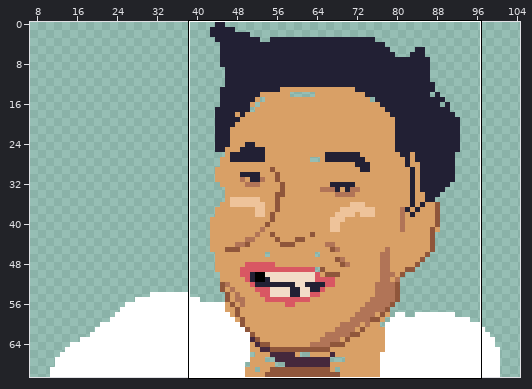
Edited in one commit: pixel-art file (art/elon.aseprite). The picture above shows the old version from afar; the outline marks the close-up.
Close-up. Old version:
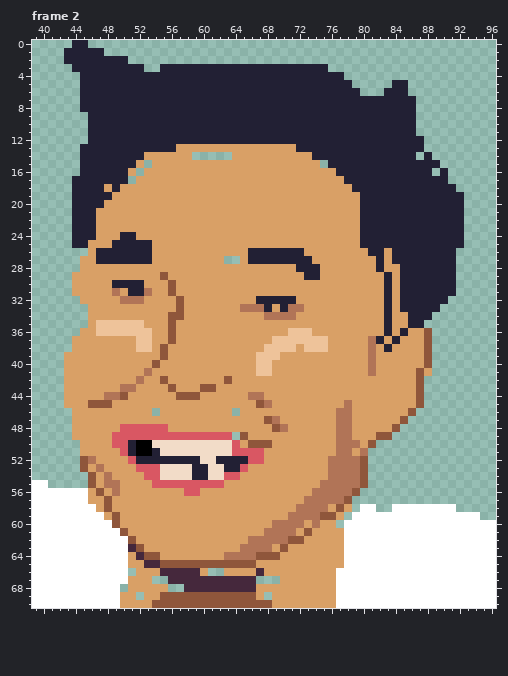
128x71 pixels, 3 frames. Shown: frame 2: x 39..96, y 0..70. The wide view leaves out empty margins. The commit also changed other frames or places, which this record leaves out.
And afterwards:
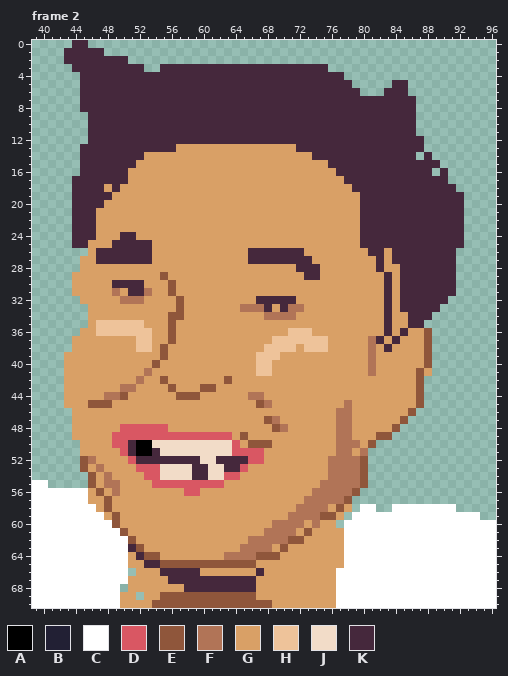
Palette (. is transparent): A #000000  B #222034  C #ffffff  D #d95763  E #8f563b  F #b17457  G #d9a066  H #eec39a  J #f2dcc8  K #45283c
Diff:
Changed rows in their new state; - is an unchanged pixel.
Frame 2, layers "details", "skin":
first column x 43:
 0 -KK-----------------------------------------------
 1 KKKKK---------------------------------------------
 2 KKKKKKKK------------------------------------------
 3 -KKKKKKKKK--KKKKKKKKKKKKKKKKKKKKK-----------------
 4 --KKKKKKKKKKKKKKKKKKKKKKKKKKKKKKKKK---------------
 5 --KKKKKKKKKKKKKKKKKKKKKKKKKKKKKKKKKK-----KK-------
 6 --KKKKKKKKKKKKKKKKKKKKKKKKKKKKKKKKKKK---KKK-------
 7 --KKKKKKKKKKKKKKKKKKKKKKKKKKKKKKKKKKKKKKKKKK------
 8 --KKKKKKKKKKKKKKKKKKKKKKKKKKKKKKKKKKKKKKKKKK------
 9 ---KKKKKKKKKKKKKKKKKKKKKKKKKKKKKKKKKKKKKKKKK------
10 ---KKKKKKKKKKKKKKKKKKKKKKKKKKKKKKKKKKKKKKKKK------
11 ---KKKKKKKKKKKKKKKKKKKKKKKKKKKKKKKKKKKKKKKKK------
12 ---KKKKKKKKKKKKKKKKKKKKKKKKKKKKKKKKKKKKKKKKKK-----
13 --KKKKKKKKKKKK---------------KKKKKKKKKKKKKKKK-----
14 --KKKKKKKK------GGGGG----------KKKKKKKKKKKKK-K----
15 --KKKKKKK-G---------------------GKKKKKKKKKKKKKK---
16 --KKKKKK-G------------------------KKKKKKKKKKKK-K--
17 -KKKKKKKG--------------------------KKKKKKKKKKKKK--
18 -KKKK-K-----------------------------KKKKKKKKKKKKK-
19 -KKKKK-------------------------------KKKKKKKKKKKKK
20 -KKKK--------------------------------KKKKKKKKKKKKK
21 -KKK---------------------------------KKKKKKKKKKKKK
22 -KKK---------------------------------KKKKKKKKKKKKK
23 -KKK---------------------------------KKKKKKKKKKKKK
24 -KKK---KK----------------------------KKKKKKKKKKKKK
25 -KK---KKKKK--------------------------KKKKKKKKKKKKK
26 ----KKKKKKK------------KKKKKKK--------KK-KKKKKKKK-
27 ----KKKKKKK---------GG-KKKKKKKK--------K-KKKKKKKK-
28 -----------------------------KKK-------K--KKKKKKK-
29 ------------------------------KK--------K-KKKKKKK-
30 ------KKKK------------------------------K-KKKKKKK-
31 --------KK------------------------------K-KKKKKKK-
32 ------------------------KKKKK-----------K-KKKKKK--
33 -------------------------K-K------------K-KKKKK---
34 ----------------------------------------K--KKK----
35 ----------------------------------------K--KK-----
36 ----------------------------------------K-K-------
37 ---------------------------------------K-K--------
38 ----------------------------------------K---------
first column x 51:
46 ---G---------G-
49 -------------G-
50 K--------------
51 K--K-----------
52 -KKKKKKKK--KKKK
53 --------KK--KK-
54 --------KK-----
first column x 54:
66 -------GG-------
67 GG-----------GGG
68 --GG------------
69 --------------G-
